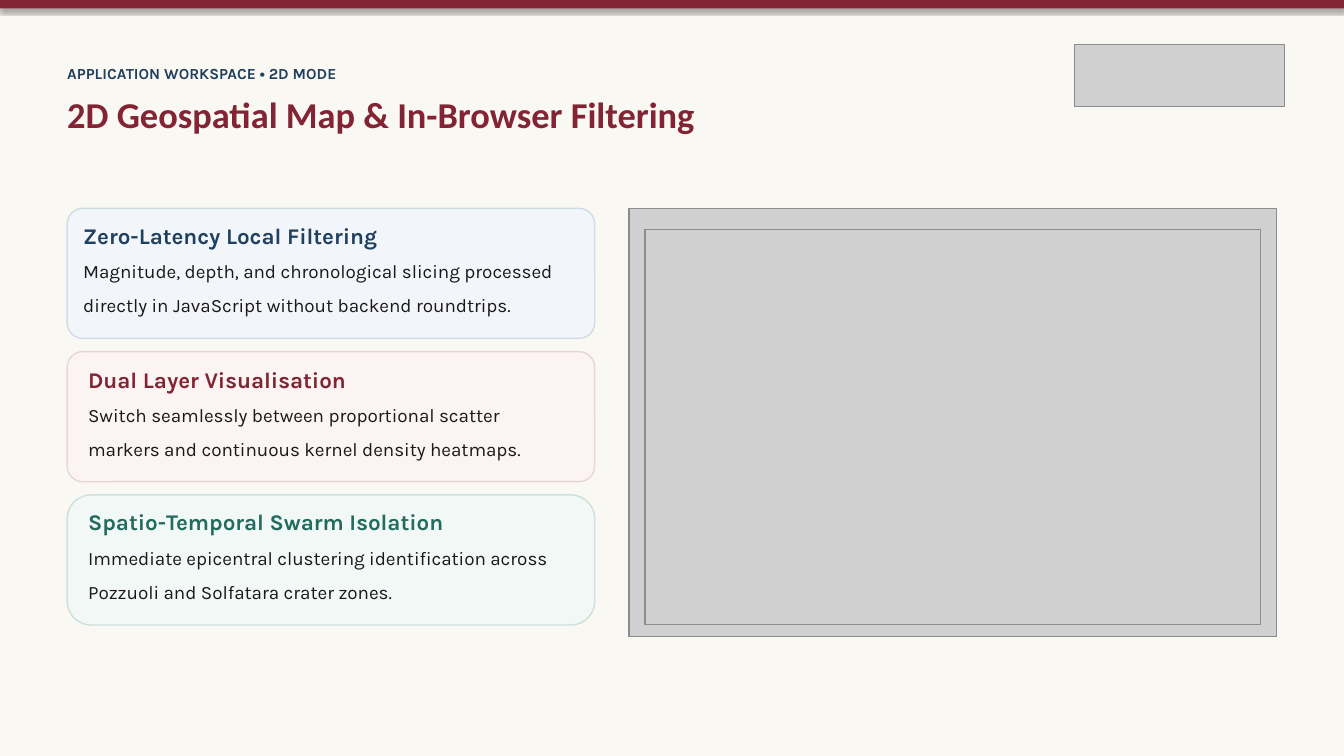
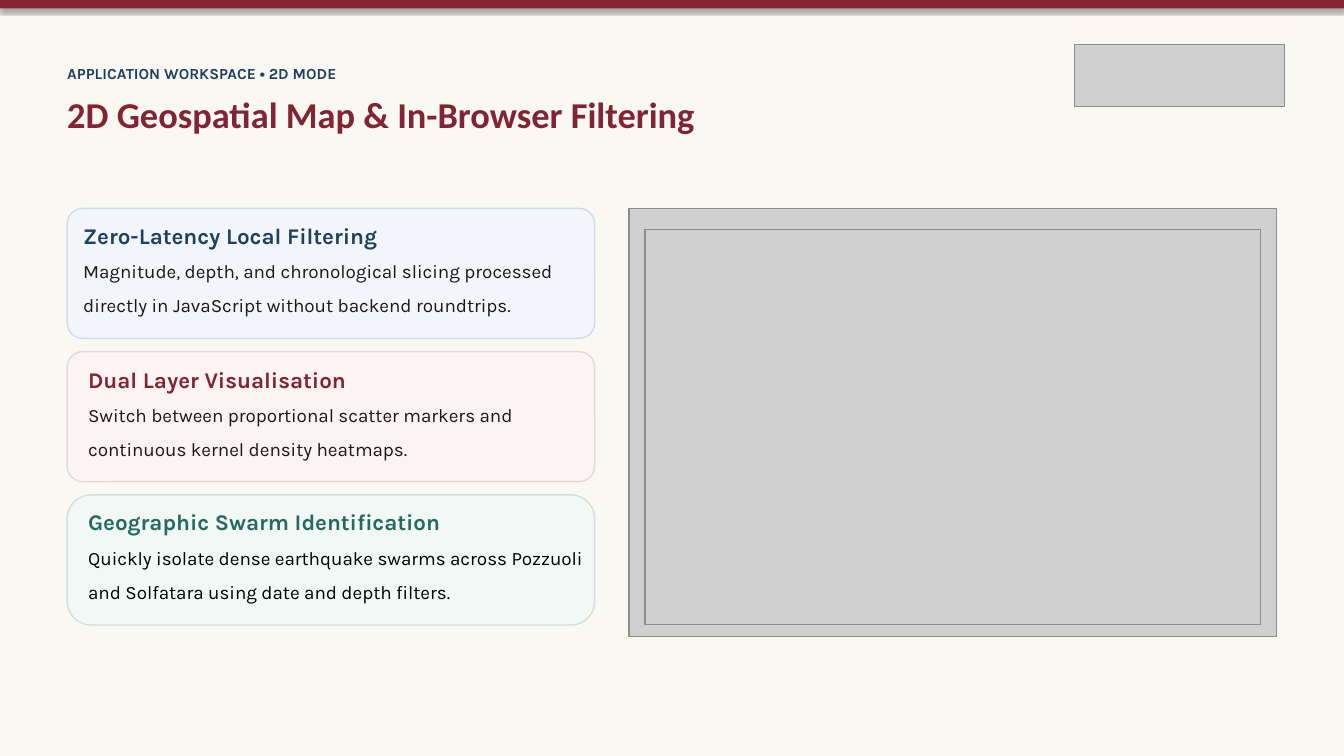
Before and after one commit to Crucio104/Seismic-Viewer-Presentation, a slide deck: slide 5 of thesis/presentation/Seismic Viewer - Thesis Defense.pptx. Drawn at 1344x756 pixels with LibreOffice and Linux fonts; fonts in the diff are those of the drawing; grey boxes stand for pictures. Boxes give left, top, right and bottom in pixels: in the first picture for what was removed or moved away, otherwise in the second. Text is boxed around its words. In the diff, an @@ line names an element or a change of style, - is before the commit and + after.

```diff
--- a/thesis/presentation/Seismic Viewer - Thesis Defense.pptx
+++ b/thesis/presentation/Seismic Viewer - Thesis Defense.pptx
@@ text at [88, 409, 513, 461]: text changed @@
-Switch seamlessly between proportional scatter markers and continuous kernel density heatmaps.
+Switch between proportional scatter markers and continuous kernel density heatmaps.
@@ text at [88, 514, 583, 604]: text changed; text colour #1C1819 to #000000 @@
-Spatio-Temporal Swarm Isolation
-Immediate epicentral clustering identification across Pozzuoli and Solfatara crater zones.
+Geographic Swarm Identification
+Quickly isolate dense earthquake swarms across Pozzuoli and Solfatara using date and depth filters.
```
Also in this commit, not shown: 10 other slides changed, 11 other files.
